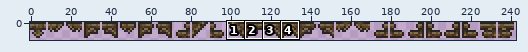
Sprite sheet, stored at Content/Tiles/SpookyBiome/Furniture/OldWoodPlatform.png. Above: a wide view before the commit, with the close-up outlined.
Close-up. Before the edit:
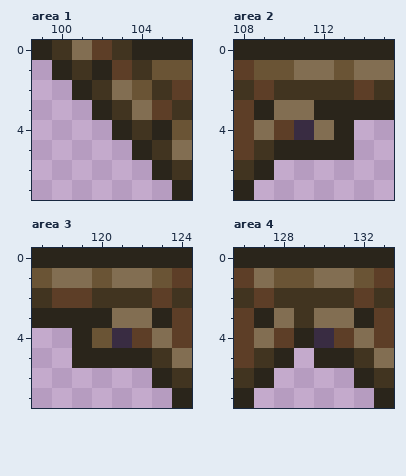
The file is 486x18 pixels, drawn in blocks of 2x2; one block is one cell here. Shown: area 1: x 99..106, y 0..7; area 2: x 108..115, y 0..7; area 3: x 117..124, y 0..7; area 4: x 126..133, y 0..7. The commit also changed other parts of the picture, which this record leaves out.
New version:
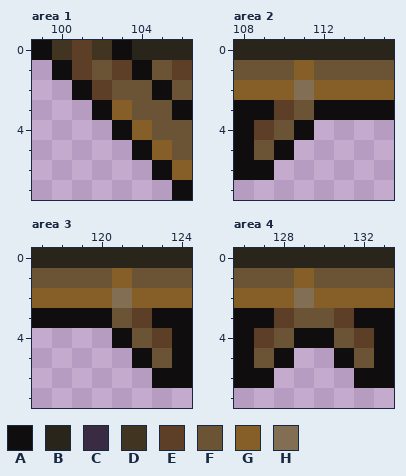
Palette (. is transparent): A #0f0d0d  B #2a251b  C #392c42  D #413420  E #5d3e27  F #6a5435  G #855e28  H #826e52
Changes in this commit:
Changed rows in their new state; - is an unchanged pixel.
Area 1:
first column x 99:
0 A-EDA---
1 -AEF-A-E
2 --AEF-AF
3 ---AGFFA
4 ----AGF-
5 -----AGF
6 ------AG
7 -------A
Area 2:
first column x 108:
1 F--GF-FF
2 GGGHGGGG
3 AAEFAAAA
4 AEFA..--
5 AFA...--
6 AA------
7 .-------
Area 3:
first column x 117:
1 -FF-GF-F
2 GGGGHGGG
3 AAAAFEAA
4 --..AFEA
5 --...AFA
6 ------AA
7 -------.
Area 4:
first column x 126:
1 FF-GFF-F
2 GGGHGGGG
3 AAEFFEAA
4 AEFAAFEA
5 AFA-.AFA
6 AA----AA
7 .------.
Changed places in both close-ups, as pixel boxes (x1, y1, x2, y2):
changed: (32, 40, 192, 200)
changed: (234, 60, 394, 200)
changed: (32, 268, 192, 408)
changed: (234, 268, 394, 408)
